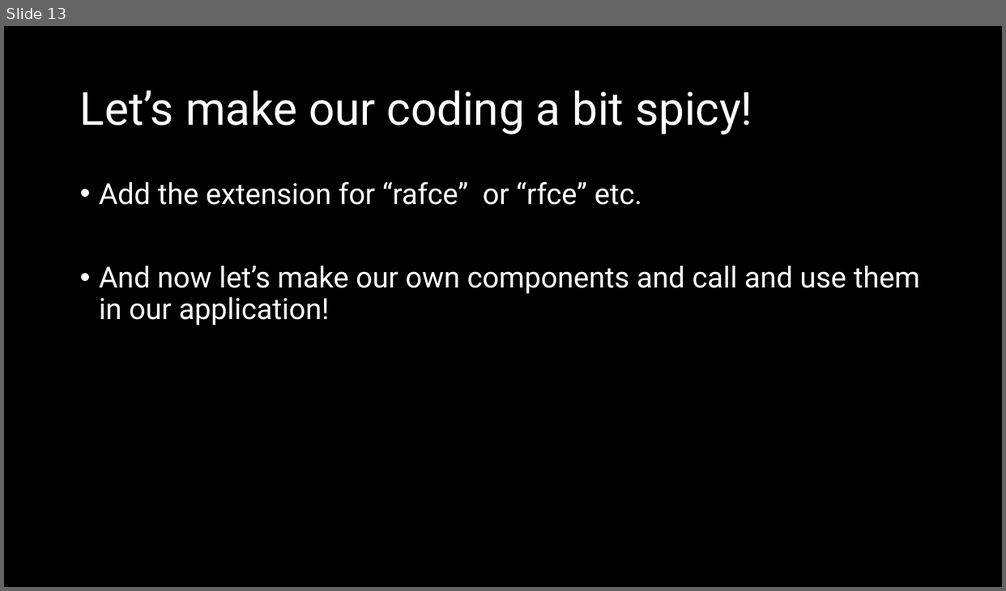
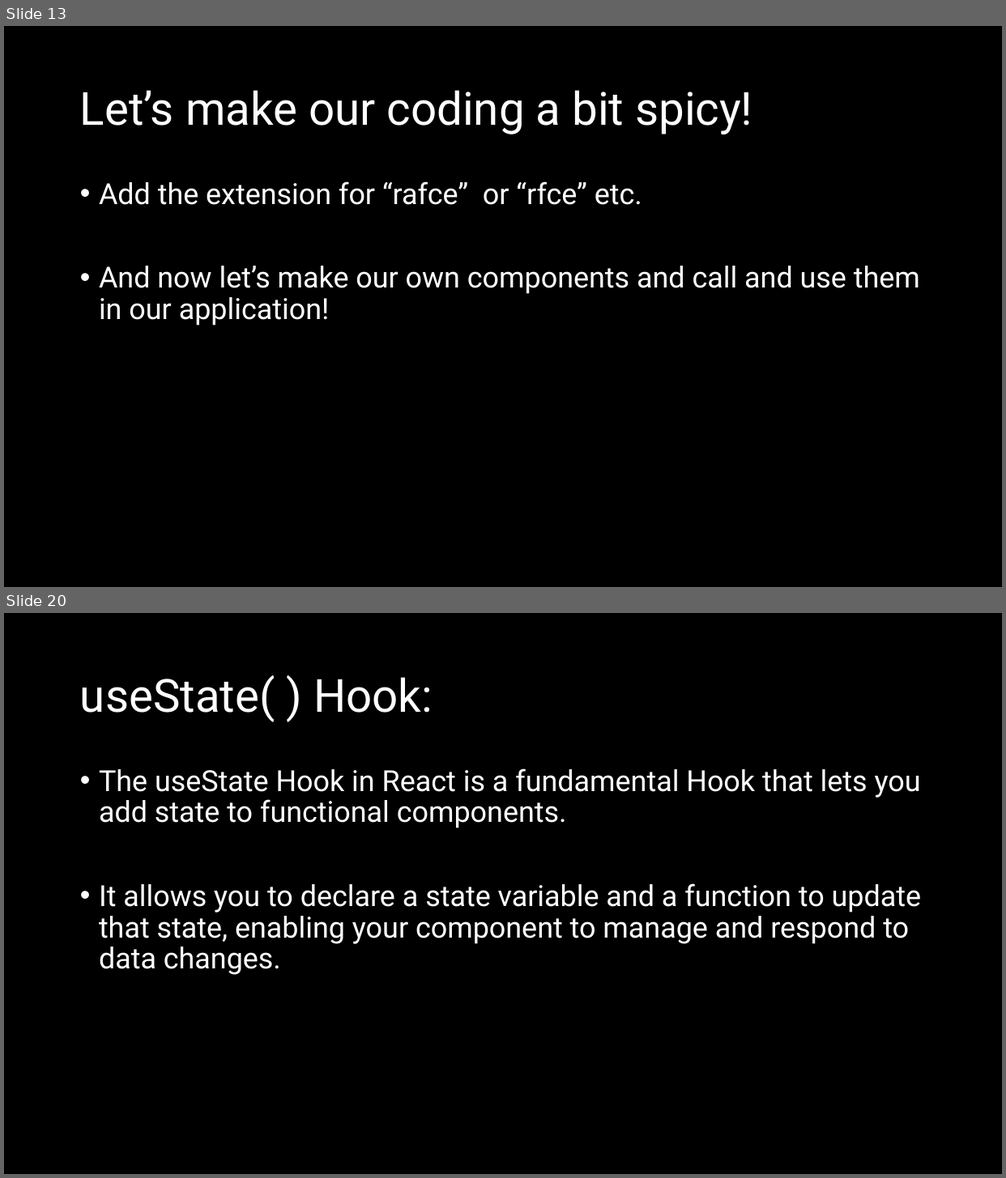
Before and after one commit to natiquekeyin/fall2024, a slide deck: JavaScript/Week10/Week10.pptx. Shown one above the other, each under a label of ours: slide 13 before the commit, slides 13 and 20 after it; the slides between them are not shown. The pictures are 1006x591 and 1006x1178 pixels, drawn with LibreOffice and Linux fonts; fonts in the diff are those of the drawing. Boxes give left, top, right and bottom in pixels: in the first picture for what was removed or moved away, otherwise in the second. Text is boxed around its words. In the diff, an @@ line names an element or a change of style, - is before the commit and + after.

```diff
--- a/JavaScript/Week10/Week10.pptx
+++ b/JavaScript/Week10/Week10.pptx
@@ slide 20 added at bbox=[4, 613, 1002, 1174], background #000000 @@
@@ title added at bbox=[80, 675, 432, 722], 44 pt, text #FFFFFF @@
+useState( ) Hook:
@@ text added at bbox=[99, 769, 921, 975], 28 pt, text #FFFFFF @@
+• The useState Hook in React is a fundamental Hook that lets you add state to functional components.
+• It allows you to declare a state variable and a function to update that state, enabling your component to manage and respond to data changes.
```
Also in this commit, not shown: 1 slide changed, 11 other slides added.
